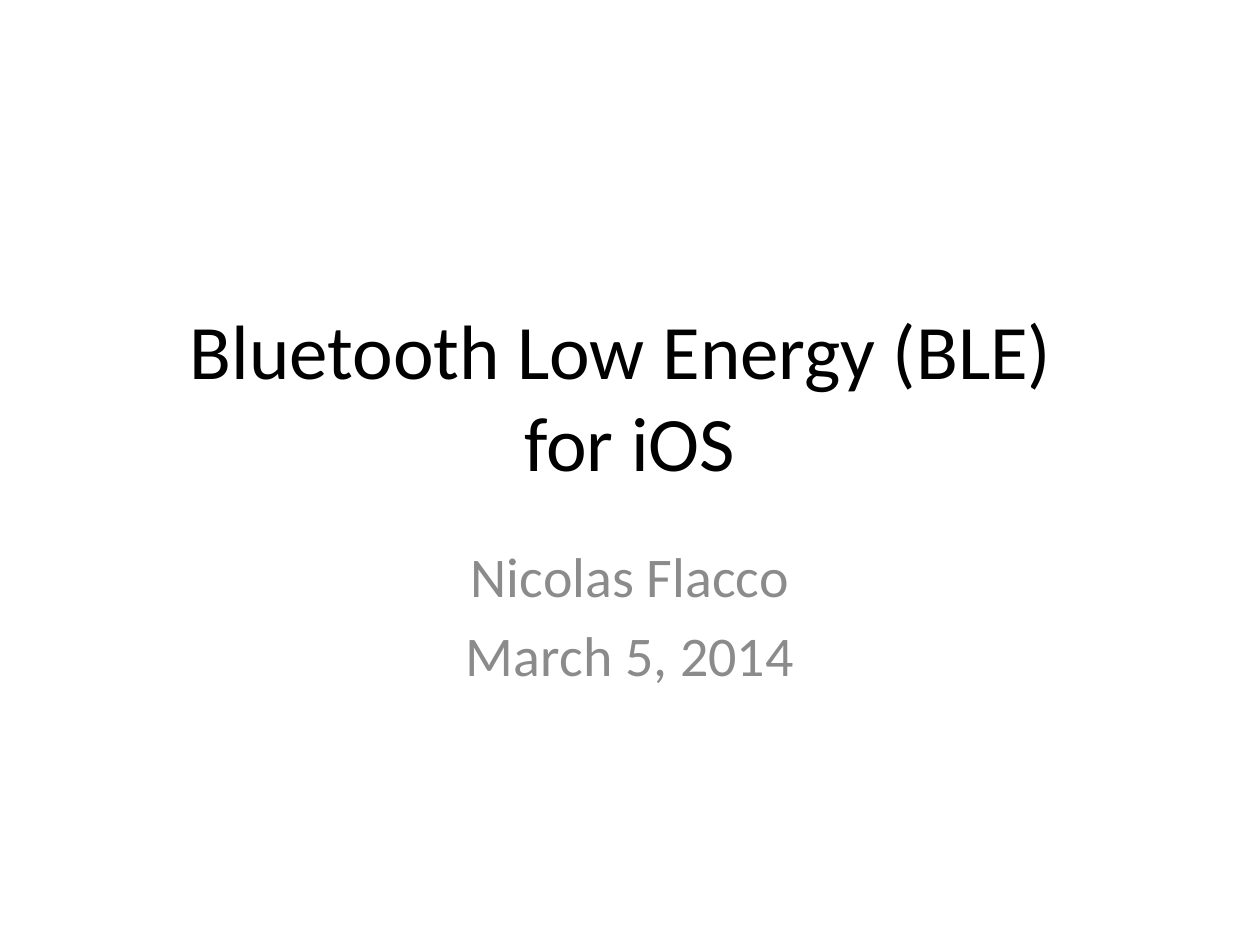
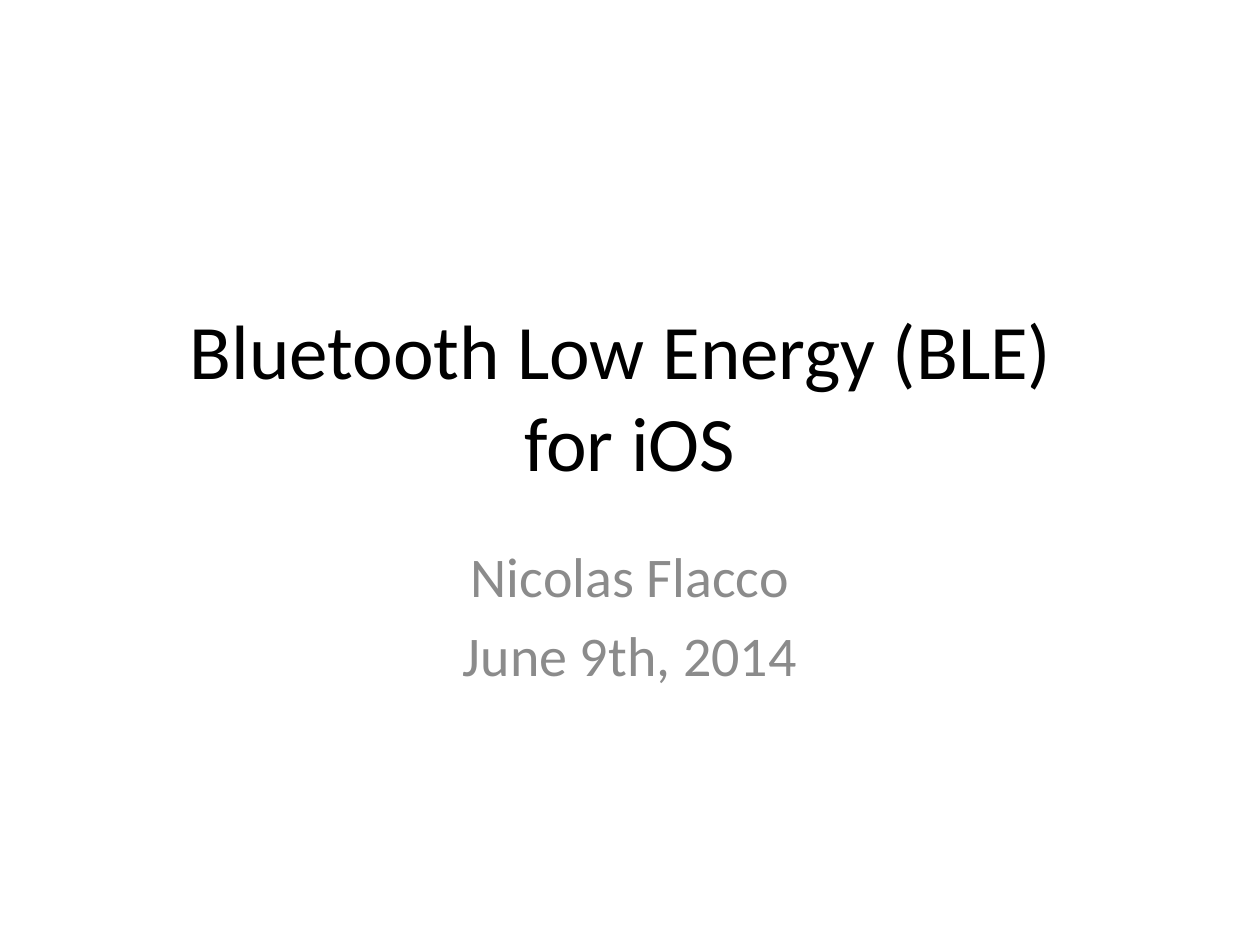
Before and after one commit to a34729t/SimpleCentral, a slide deck: slide 1 of Lecture.pptx. Drawn at 1260x945 pixels with LibreOffice and Linux fonts; fonts in the diff are those of the drawing. Boxes give left, top, right and bottom in pixels: in the first picture for what was removed or moved away, otherwise in the second. Text is boxed around its words. In the diff, an @@ line names an element or a change of style, - is before the commit and + after.

```diff
--- a/Lecture.pptx
+++ b/Lecture.pptx
@@ subtitle at [463, 637, 797, 683]: text changed @@
-March 5, 2014
+June 9th, 2014
```
Also in this commit, not shown: 4 other slides changed, 3 slides added, 1 slide removed.
